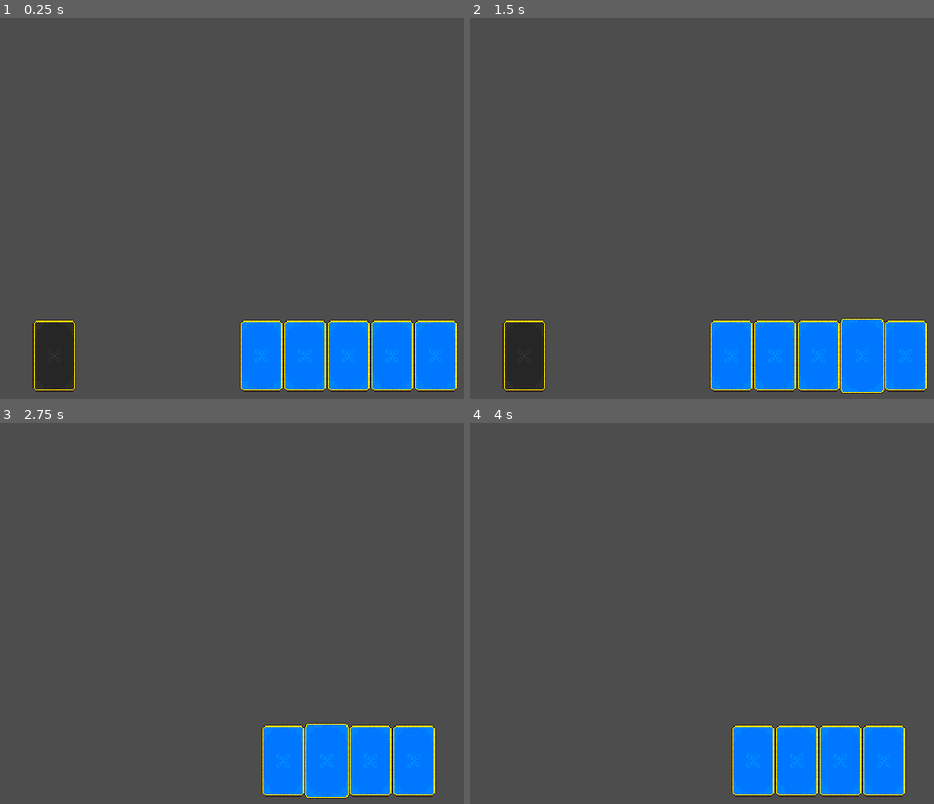
Above: before the commit, frames 1-4 (two rows, left to right).
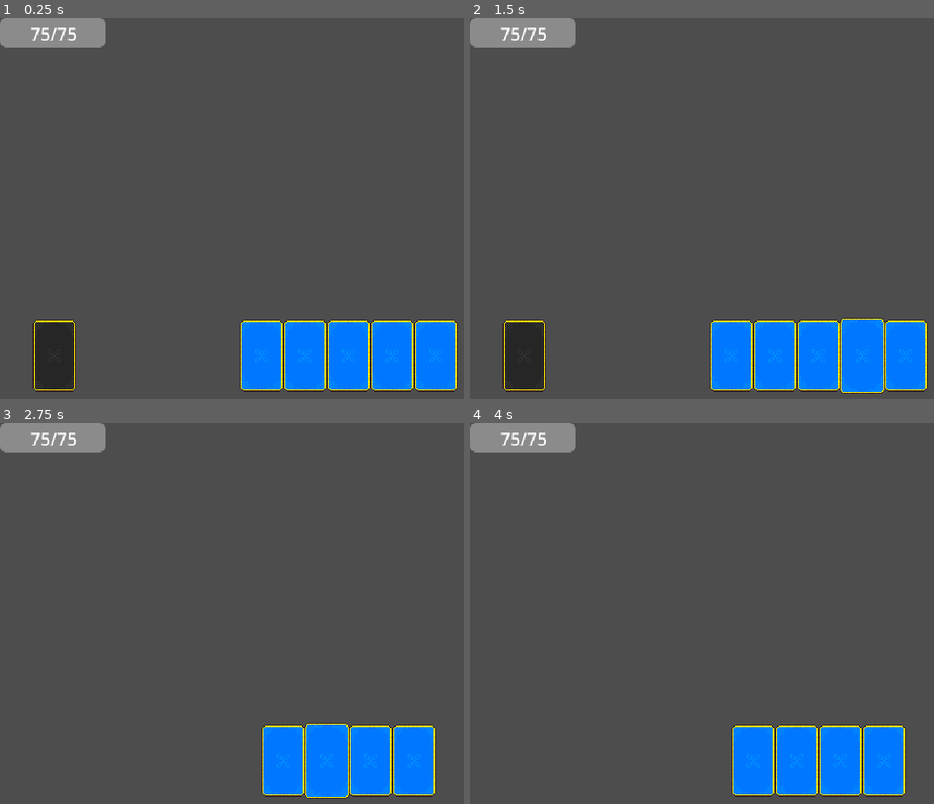
Above: after the commit, the same moments.

Repository: Fabsito/bread-card-game
Game: Godot game, scene res://Scenes/main.tscn
Same seed, same stepped clock (60 frames per second), same inputs: the game is played once before the commit and once after it.
Inputs (mouse positions are in pixels of both pictures, inside the frame that each line leads up to):
- Up to frame 1 (0.25 s): no input
- Up to frame 2 (1.5 s): tap Enter at 0.5 s; move the mouse to (906, 357) at 0.52 s; tap A (a) at 0.6 s; tap D (d) at 0.8, 1.35 s; tap Space (space_bar) at 1.25 s; move the mouse to (864, 357) at 1.27 s
- Up to frame 3 (2.75 s): tap Space (space_bar) at 1.55 s; tap Enter at 2 s; move the mouse to (324, 762) at 2.02 s; hold Space (space_bar) from 2.03 s (still down); tap A (a) at 2.3 s
- Up to frame 4 (4 s): move the mouse to (753, 762) at 2.77 s; release Space (space_bar) at 2.78 s; tap A (a) at 2.85 s; tap D (d) at 3.05 s; tap Enter at 3.5 s; move the mouse to (outside the picture) at 3.52 s; press the mouse at (outside the picture) at 3.53 s; tap Space (space_bar) at 3.8 s

The runs differ from the first frame. In frame 1, 1.7% of the frame differs, in the area x 0-23%, y 0-8%; in frame 2, 1.7%; in frame 3, 1.7%; in frame 4, 1.7%.

Commit message:
player with hp bar

Diff:
--- /dev/null
+++ b/Scenes/health_bar.gd
@@ -0,0 +1,9 @@
+extends Control
+@onready var progress_bar: ProgressBar = $ProgressBar
+@onready var text_edit: Label = $TextEdit
+
+func initiate_health_bar(max_health):
+	progress_bar.max_value = max_health
+func update_health(current_health,max_health):
+	progress_bar.value = current_health
+	text_edit.text = str(current_health) + "/" + str(max_health)
--- /dev/null
+++ b/Scenes/health_bar.tscn
@@ -0,0 +1,32 @@
+[gd_scene format=3 uid="uid://ca4veb6tfdygv"]
+
+[ext_resource type="Script" uid="uid://cnlt4s2xl7qt0" path="res://Scenes/health_bar.gd" id="1_78m4n"]
+
+[node name="Container" type="Control" unique_id=1051861323]
+layout_mode = 3
+anchors_preset = 0
+offset_right = 98.0
+offset_bottom = 28.0
+script = ExtResource("1_78m4n")
+
+[node name="ProgressBar" type="ProgressBar" parent="." unique_id=495039928]
+layout_mode = 0
+offset_right = 97.0
+offset_bottom = 27.0
+show_percentage = false
+
+[node name="TextEdit" type="Label" parent="." unique_id=286599720]
+layout_mode = 1
+anchors_preset = 8
+anchor_left = 0.5
+anchor_top = 0.5
+anchor_right = 0.5
+anchor_bottom = 0.5
+offset_left = -12.5
+offset_top = -11.5
+offset_right = 12.5
+offset_bottom = 11.5
+grow_horizontal = 2
+grow_vertical = 2
+size_flags_horizontal = 6
+size_flags_vertical = 8
--- a/Scenes/main.tscn
+++ b/Scenes/main.tscn
@@ -3,7 +3,8 @@
 [ext_resource type="Script" uid="uid://rxoo4karj3qd" path="res://scripts/card_manager.gd" id="1_bo1nx"]
 [ext_resource type="Script" uid="uid://bmvy8w2w7iy0h" path="res://scripts/player_hand.gd" id="2_bo1nx"]
 [ext_resource type="Texture2D" uid="uid://cpjgdgjq2u1un" path="res://assets/Playing Cards Pixelart Asset Pack/Sprites/Card Back 3.png" id="3_jjvhh"]
-[ext_resource type="Script" uid="uid://blfjw3moqqkmj" path="res://Scenes/deck.gd" id="4_kry3j"]
+[ext_resource type="Script" uid="uid://blfjw3moqqkmj" path="res://scripts/deck.gd" id="4_kry3j"]
+[ext_resource type="PackedScene" uid="uid://b5bxd5dw7tphu" path="res://Scenes/player.tscn" id="5_kry3j"]
 
 [sub_resource type="RectangleShape2D" id="RectangleShape2D_bo1nx"]
 size = Vector2(658, 229.5)
@@ -29,4 +30,6 @@
 texture = ExtResource("3_jjvhh")
 script = ExtResource("4_kry3j")
 
+[node name="player" parent="." unique_id=1806426720 instance=ExtResource("5_kry3j")]
+
 [connection signal="area_entered" from="Area2D" to="card_manager" method="_on_area_2d_area_entered"]
--- /dev/null
+++ b/Scenes/player.tscn
@@ -0,0 +1,11 @@
+[gd_scene format=3 uid="uid://b5bxd5dw7tphu"]
+
+[ext_resource type="Script" uid="uid://c6y781sgba0dd" path="res://scripts/player.gd" id="1_v0iea"]
+[ext_resource type="PackedScene" uid="uid://ca4veb6tfdygv" path="res://Scenes/health_bar.tscn" id="2_cvnsp"]
+
+[node name="player" type="Node2D" unique_id=1806426720]
+script = ExtResource("1_v0iea")
+
+[node name="Sprite2D" type="Sprite2D" parent="." unique_id=1368527086]
+
+[node name="Container" parent="." unique_id=1051861323 instance=ExtResource("2_cvnsp")]
--- a/player/player.gd
+++ /dev/null
@@ -1,30 +0,0 @@
-extends CharacterBody2D
-
-
-const SPEED = 300.0
-const JUMP_VELOCITY = -400.0
-@onready var animated_sprite = $AnimatedSprite2D
-
-
-func _physics_process(delta: float) -> void:
-	# Add the gravity.
-	if not is_on_floor():
-		velocity += get_gravity() * delta
-
-	# Handle jump.
-	if Input.is_action_just_pressed("space_bar") and is_on_floor():
-		velocity.y = JUMP_VELOCITY
-		animated_sprite.play("jump_fall")
-
-	# Get the input direction and handle the movement/deceleration.
-	# As good practice, you should replace UI actions with custom gameplay actions.
-	var direction := Input.get_axis("a", "d")
-	if direction:
-		velocity.x = direction * SPEED
-		animated_sprite.play("run")
-		animated_sprite.flip_h = direction < 0
-	else:
-		velocity.x = move_toward(velocity.x, 0, SPEED)
-		animated_sprite.play("idle")
-
-	move_and_slide()
--- a/player/player.tscn
+++ /dev/null
@@ -1,33 +0,0 @@
-[gd_scene format=3 uid="uid://ivvdflrmopim"]
-
-[ext_resource type="Script" uid="uid://bfytrfq40hhv" path="res://player/player.gd" id="1_rkbax"]
-[ext_resource type="Texture2D" uid="uid://ch6m2gfwc4vdm" path="res://assets/pixel_art/frog.png" id="2_rkbax"]
-
-[sub_resource type="RectangleShape2D" id="RectangleShape2D_rkbax"]
-size = Vector2(28, 19)
-
-[sub_resource type="AtlasTexture" id="AtlasTexture_g1dw6"]
-atlas = ExtResource("2_rkbax")
-region = Rect2(0, 0, 32, 32)
-
-[sub_resource type="SpriteFrames" id="SpriteFrames_yw30f"]
-animations = [{
-"frames": [{
-"duration": 1.0,
-"texture": SubResource("AtlasTexture_g1dw6")
-}],
-"loop": true,
-"name": &"default",
-"speed": 5.0
-}]
-
-[node name="Player" type="CharacterBody2D" unique_id=936525111]
-script = ExtResource("1_rkbax")
-
-[node name="CollisionShape2D" type="CollisionShape2D" parent="." unique_id=1767442708]
-position = Vector2(1, -9.5)
-shape = SubResource("RectangleShape2D_rkbax")
-
-[node name="AnimatedSprite2D" type="AnimatedSprite2D" parent="." unique_id=1064684709]
-position = Vector2(0, -16)
-sprite_frames = SubResource("SpriteFrames_yw30f")
--- a/scripts/card.gd
+++ b/scripts/card.gd
@@ -11,13 +11,6 @@
 	get_parent().connect_card_signals(self)
 
 
-# Called every frame. 'delta' is the elapsed time since the previous frame.
-func _process(delta: float) -> void:
-	card.global_position = area_2d.global_position
-
-
-
-
 func _on_area_2d_mouse_entered() -> void:
 	emit_signal("hovered",self)
 
--- a/scripts/card_manager.gd
+++ b/scripts/card_manager.gd
@@ -62,8 +62,6 @@
 		if current_card.z_index > card_on_top.z_index :
 			card_on_top = current_card
 	return card_on_top
-func _on_area_2d_area_entered(area: Area2D) -> void:
-	pass
 func start_drag(card):
 	card_being_dragged = card
 	card.scale = Vector2(1,1)
--- /dev/null
+++ b/scripts/player.gd
@@ -0,0 +1,9 @@
+extends Node2D
+var energy:int = 3
+var max_health:int = 75
+var current_health:int = 75
+@onready var container: Control = $Container
+
+func _ready() -> void:
+	container.initiate_health_bar(max_health)
+	container.update_health(current_health,max_health)
Not shown, added: Scenes/health_bar.gd.uid
Not shown, removed: player/player.gd.uid
Renamed: Scenes/deck.gd -> scripts/deck.gd
Renamed: Scenes/deck.gd.uid -> scripts/deck.gd.uid
Renamed: Scenes/input_manager.gd -> scripts/input_manager.gd
Renamed: Scenes/input_manager.gd.uid -> scripts/input_manager.gd.uid
Not shown, added: scripts/player.gd.uid
